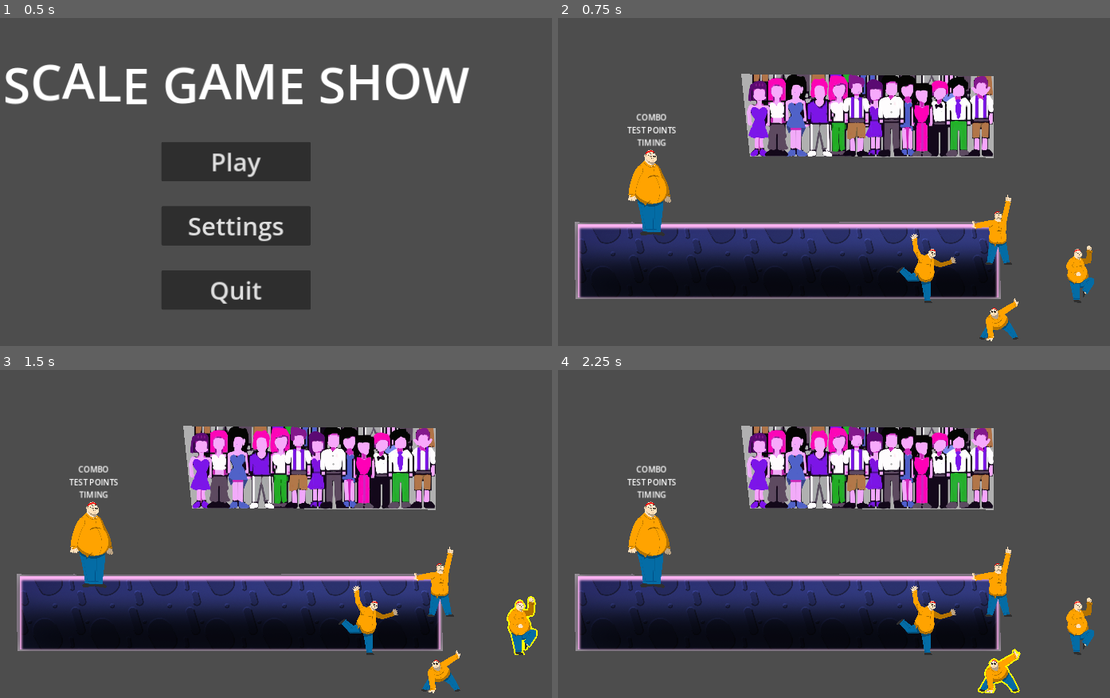
Above: before the commit, frames 1-4 (two rows, left to right).
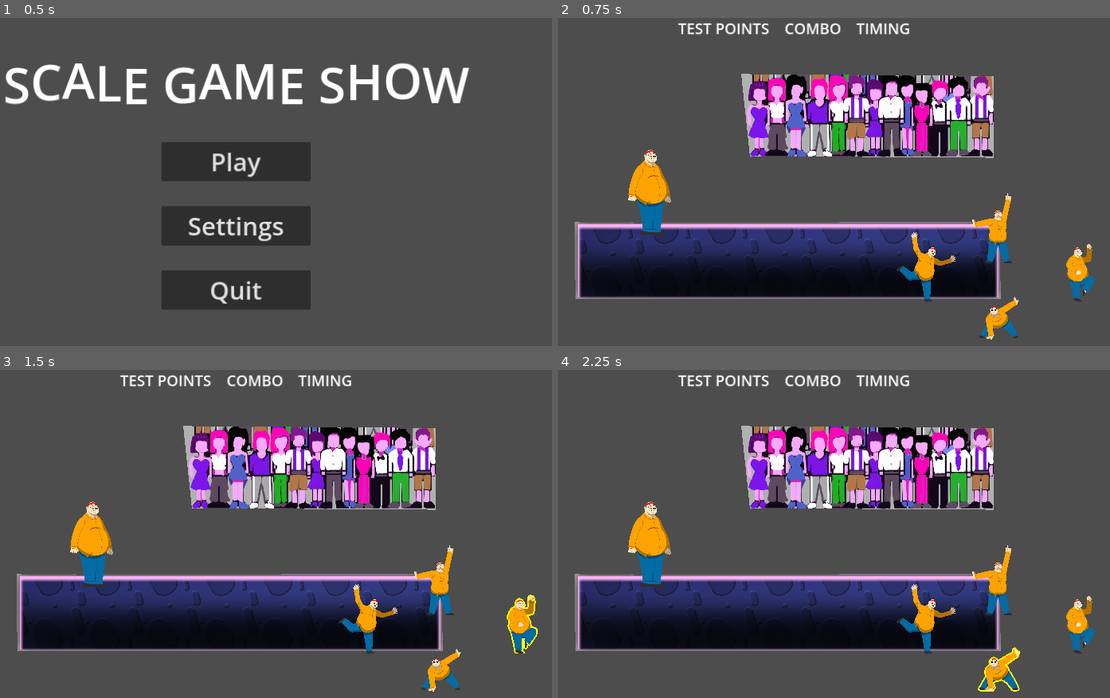
Above: after the commit, the same moments.

Repository: onegm/Scale-Game-Show
Game: Godot game, scene res://UI/main_menu/menu_screen.tscn
Two runs of this game, one before a commit and one after it. Both use one fixed random seed, a clock stepped at 60 frames per second and the inputs below.
Inputs:
- Up to frame 1 (0.5 s): no input
- Up to frame 2 (0.75 s): click "Play" at 0.5 s
- Up to frame 3 (1.5 s): tap Enter at 1.25 s; hold Right (pose_right) from 1.28 s (still down); tap A (look_left) at 1.35 s
- Up to frame 4 (2.25 s): tap Space at 2 s; release Right (pose_right) at 2.03 s; hold Down (pose_down) from 2.03 s (still down); tap D (look_right) at 2.1 s

Frame 1 is identical in both runs. In frame 2, 1.8% of the frame differs, in the area x 12-98%, y 1-99%; in frame 3, 1.8%; in frame 4, 1.9%.

Commit message:
Score on the GUI

Diff:
--- a/UI/GUI/gui.gd
+++ b/UI/GUI/gui.gd
@@ -1,11 +1,23 @@
 extends Control
 
-@onready var DownPoseRect: TextureRect = $VBoxContainer/LowContainer/VBoxContainer/DownPoseRect
-@onready var UpPoseRect: TextureRect = $VBoxContainer/LowContainer/VBoxContainer/UpPoseRect
-@onready var LeftPoseRect: TextureRect = $VBoxContainer/LowContainer/LeftPoseRect
-@onready var RightPoseRect: TextureRect = $VBoxContainer/LowContainer/RightPoseRect
+@onready var PointsLabel: Label = $VBoxContainer/HighContainer/ScoreContainer/PointsLabel
+@onready var ComboLabel: Label = $VBoxContainer/HighContainer/ScoreContainer/ComboLabel
+@onready var TimingLabel: Label = $VBoxContainer/HighContainer/ScoreContainer/TimingLabel
 
+
+@onready var DownPoseRect: TextureRect = $VBoxContainer/LowContainer/PosesContainer/VBoxContainer/DownPoseRect
+@onready var UpPoseRect: TextureRect = $VBoxContainer/LowContainer/PosesContainer/VBoxContainer/UpPoseRect
+@onready var LeftPoseRect: TextureRect = $VBoxContainer/LowContainer/PosesContainer/LeftPoseRect
+@onready var RightPoseRect: TextureRect = $VBoxContainer/LowContainer/PosesContainer/RightPoseRect
 var last_pose := 0
+
+func _ready() -> void:
+	SignalBus.score_update.connect(on_score_update)
+
+func on_score_update(points : int, combo : int, timing : String):
+	PointsLabel.set_text(str(points))
+	ComboLabel.set_text(str("x", combo))
+	TimingLabel.set_text(timing)
 
 func _unhandled_input(_event: InputEvent) -> void:
 	#var size_input := int(Input.get_axis("size_down", "size_up"))
--- a/UI/GUI/gui.tscn
+++ b/UI/GUI/gui.tscn
@@ -69,17 +69,45 @@
 anchor_bottom = 1.0
 grow_horizontal = 2
 grow_vertical = 2
-theme_override_constants/separation = 350
+theme_override_constants/separation = 300
 alignment = 1
 
 [node name="HighContainer" type="HBoxContainer" parent="VBoxContainer"]
 layout_mode = 2
+alignment = 1
+
+[node name="ScoreContainer" type="HBoxContainer" parent="VBoxContainer/HighContainer"]
+layout_mode = 2
+theme_override_constants/separation = 30
+alignment = 1
+
+[node name="PointsLabel" type="Label" parent="VBoxContainer/HighContainer/ScoreContainer"]
+layout_mode = 2
+theme_override_font_sizes/font_size = 30
+text = "TEST POINTS"
+horizontal_alignment = 1
+
+[node name="ComboLabel" type="Label" parent="VBoxContainer/HighContainer/ScoreContainer"]
+layout_mode = 2
+theme_override_font_sizes/font_size = 30
+text = "COMBO"
+horizontal_alignment = 1
+
+[node name="TimingLabel" type="Label" parent="VBoxContainer/HighContainer/ScoreContainer"]
+layout_mode = 2
+theme_override_font_sizes/font_size = 30
+text = "TIMING"
+horizontal_alignment = 1
 
 [node name="LowContainer" type="HBoxContainer" parent="VBoxContainer"]
 layout_mode = 2
+theme_override_constants/separation = 500
 alignment = 2
 
-[node name="LeftPoseRect" type="TextureRect" parent="VBoxContainer/LowContainer"]
+[node name="PosesContainer" type="HBoxContainer" parent="VBoxContainer/LowContainer"]
+layout_mode = 2
+
+[node name="LeftPoseRect" type="TextureRect" parent="VBoxContainer/LowContainer/PosesContainer"]
 material = SubResource("ShaderMaterial_ml31y")
 custom_minimum_size = Vector2(150, 150)
 layout_mode = 2
@@ -88,10 +116,10 @@
 expand_mode = 1
 flip_h = true
 
-[node name="VBoxContainer" type="VBoxContainer" parent="VBoxContainer/LowContainer"]
+[node name="VBoxContainer" type="VBoxContainer" parent="VBoxContainer/LowContainer/PosesContainer"]
 layout_mode = 2
 
-[node name="UpPoseRect" type="TextureRect" parent="VBoxContainer/LowContainer/VBoxContainer"]
+[node name="UpPoseRect" type="TextureRect" parent="VBoxContainer/LowContainer/PosesContainer/VBoxContainer"]
 material = SubResource("ShaderMaterial_gkmad")
 custom_minimum_size = Vector2(150, 150)
 layout_mode = 2
@@ -99,7 +127,7 @@
 expand_mode = 1
 flip_h = true
 
-[node name="DownPoseRect" type="TextureRect" parent="VBoxContainer/LowContainer/VBoxContainer"]
+[node name="DownPoseRect" type="TextureRect" parent="VBoxContainer/LowContainer/PosesContainer/VBoxContainer"]
 material = SubResource("ShaderMaterial_qi7j1")
 custom_minimum_size = Vector2(150, 150)
 layout_mode = 2
@@ -107,7 +135,7 @@
 expand_mode = 1
 flip_h = true
 
-[node name="RightPoseRect" type="TextureRect" parent="VBoxContainer/LowContainer"]
+[node name="RightPoseRect" type="TextureRect" parent="VBoxContainer/LowContainer/PosesContainer"]
 material = SubResource("ShaderMaterial_o75iv")
 custom_minimum_size = Vector2(150, 150)
 layout_mode = 2
--- a/autoloaders/signal_bus.gd
+++ b/autoloaders/signal_bus.gd
@@ -1,3 +1,4 @@
 extends Node
 
 signal wall_hit(postureDTO : PostureDTO)
+signal score_update(points : int, combo : int, timing : String)
--- a/player/player.gd
+++ b/player/player.gd
@@ -55,14 +55,11 @@
 	if wall_pose.equals(player_state):
 		point_counter += 1
 		combo_meter += 1
-		$TimingLabel.set_text(score)
-		$PointsLabel.set_text(str(point_counter))
-		$ComboLabel.set_text(str("x", combo_meter))
+		SignalBus.score_update.emit(point_counter, combo_meter, score)
 		$Anim.play("right_pose")
 	else:
-		$PointsLabel.set_text("Miss")
 		combo_meter = 0
-		$ComboLabel.set_text(str("x", combo_meter))
+		SignalBus.score_update.emit(point_counter, combo_meter, "Miss")
 
 func pose_hit():
 	last_pose_timer = 0
--- a/player/player.tscn
+++ b/player/player.tscn
@@ -88,30 +88,6 @@
 position = Vector2(-2.5, -64)
 shape = SubResource("RectangleShape2D_b0fiy")
 
-[node name="PointsLabel" type="Label" parent="."]
-offset_left = -51.0
-offset_top = -224.0
-offset_right = 47.0
-offset_bottom = -201.0
-text = "TEST POINTS"
-horizontal_alignment = 1
-
-[node name="ComboLabel" type="Label" parent="."]
-offset_left = -51.0
-offset_top = -250.0
-offset_right = 47.0
-offset_bottom = -227.0
-text = "COMBO"
-horizontal_alignment = 1
-
-[node name="TimingLabel" type="Label" parent="."]
-offset_left = -51.0
-offset_top = -199.0
-offset_right = 47.0
-offset_bottom = -176.0
-text = "TIMING"
-horizontal_alignment = 1
-
 [node name="Anim" type="AnimationPlayer" parent="."]
 libraries = {
 "": SubResource("AnimationLibrary_o6smt")
